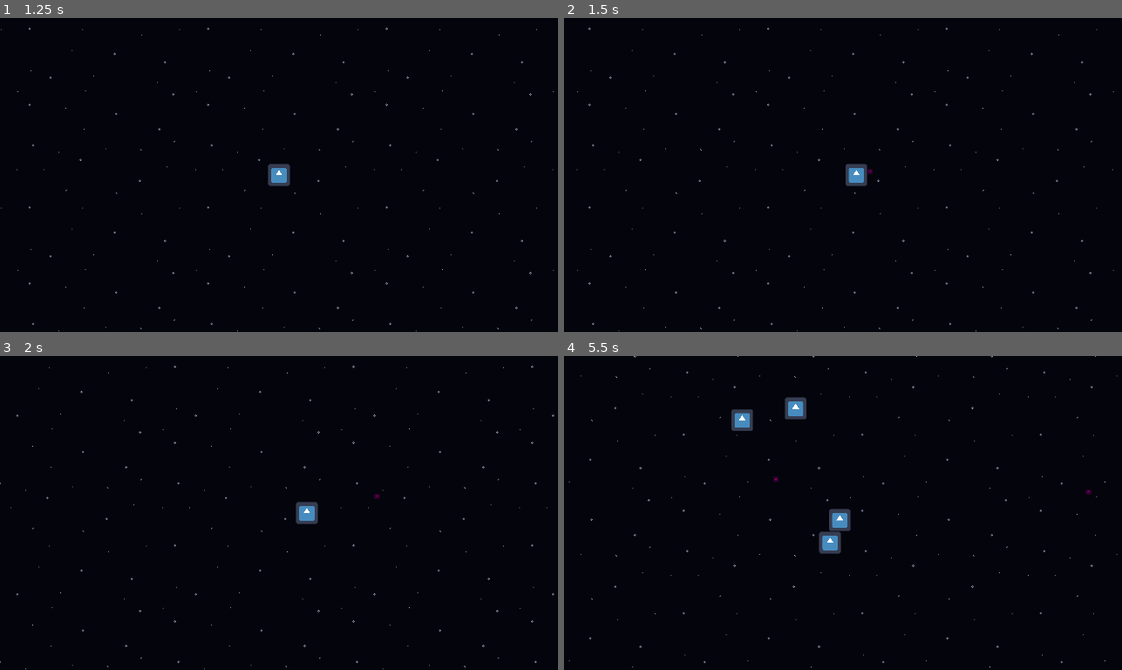
Above: before the commit, frames 1-4 (two rows, left to right).
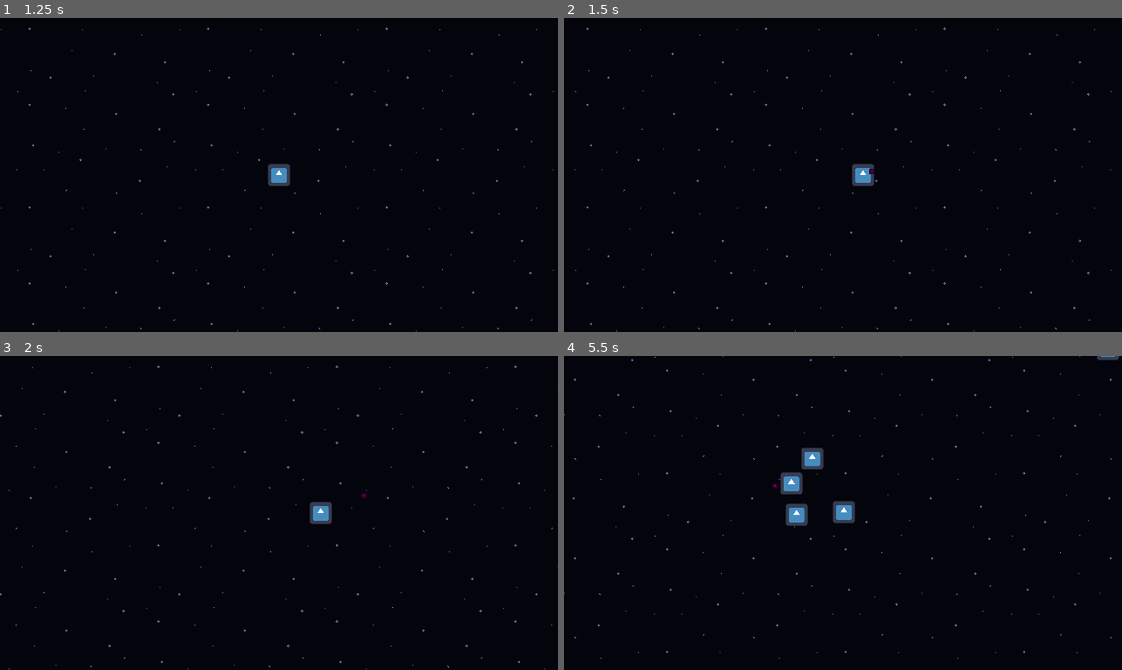
Above: after the commit, the same moments.

Repository: WinterAtne/Game-Jam
Game: Godot game, scene res://scenes/main.tscn
The game is run twice, just before and just after one commit, with the same random seed, the same clock (stepped at 60 frames per second) and the same inputs. The engine's default icon, where the game draws it, is replaced by a stand-in: a white triangle on a blue panel in a dark square.
Inputs (mouse positions are in pixels of both pictures, inside the frame that each line leads up to):
- Up to frame 1 (1.25 s): click "Start" at 0.5 s
- Up to frame 2 (1.5 s): tap Enter at 1.25 s; move the mouse to (965, 159) at 1.27 s; hold D (right) from 1.28 s (still down); click (965, 159) at 1.35 s
- Up to frame 3 (2 s): keep holding D (right)
- Up to frame 4 (5.5 s): move the mouse to (731, 528) at 2.02 s; release D (right) at 2.03 s; hold Down (down) 2.03-2.78 s; click (731, 528) at 2.1 s; move the mouse to (898, 443) at 2.77 s; hold D (right) 2.78-3.53 s; click (898, 443) at 2.85 s; move the mouse to (815, 575) at 3.52 s; hold W (up) 3.53-4.28 s; click (815, 575) at 3.6 s; move the mouse to (1010, 560) at 4.27 s; hold A (left) from 4.28 s (still down); click (1010, 560) at 4.35 s; move the mouse to (675, 465) at 5.02 s; click (675, 465) at 5.1 s

Frame 1 is identical in both runs. In frame 2, 0.7% of the frame differs, in the area x 1-99%, y 3-100%; in frame 3, 0.9%; in frame 4, 2.6%, in the area x 0-100%, y 0-100%.

Commit message:
Increase smoothness of knockback

Diff:
--- a/scenes/enemy.tscn
+++ b/scenes/enemy.tscn
@@ -34,6 +34,7 @@
 collision_layer = 32768
 collision_mask = 32768
 script = ExtResource("4_vv03q")
+knockback = 2000.0
 
 [node name="CollisionShape2D" type="CollisionShape2D" parent="Damager"]
 shape = SubResource("CircleShape2D_bxyin")
--- a/scenes/player.gd
+++ b/scenes/player.gd
@@ -4,8 +4,9 @@
 signal gun_fied(direction : Vector2)
 signal died
 
-const SPEED = 500.0
-const knockback_resistance = 20
+const SPEED = 750.0
+const UNLOCK_MOVEMENT_UNDER_KNOCKBACK = 100
+const knockback_resistance = 75
 
 static var instance : Player = null
 
@@ -22,10 +23,17 @@
 	# Movement Logic
 	var direction_x := Input.get_axis("left", "right")
 	var direction_y := Input.get_axis("up", "down") # Godot axises are upside down
-	var target_velocity := Vector2(direction_x, direction_y) * SPEED
+	var target_velocity := Vector2(direction_x, direction_y).normalized() * SPEED
 
 	if knockback != Vector2.ZERO:
-		target_velocity = knockback
+		# Don't allow the player to move towards the enemy
+		# Unless they aren't being knocked back too much
+		if knockback.dot(target_velocity) > 0 || \
+		knockback.length() > UNLOCK_MOVEMENT_UNDER_KNOCKBACK:
+			target_velocity += knockback
+		else:
+			target_velocity = knockback
+
 		knockback = knockback.move_toward(Vector2.ZERO, knockback_resistance * delta * Engine.physics_ticks_per_second)
 
 	velocity = velocity.move_toward(target_velocity, SPEED * delta * Engine.physics_ticks_per_second)
@@ -42,4 +50,3 @@
 
 func _on_damageable_took_damage(attacker: Damager, new_health: int, direction: Vector2) -> void:
 	knockback = attacker.knockback * -direction
-	velocity += knockback
--- a/scenes/player.tscn
+++ b/scenes/player.tscn
@@ -33,7 +33,7 @@
 collision_layer = 32768
 collision_mask = 32768
 script = ExtResource("4_s10mj")
-max_health = 5
+max_health = 10000
 
 [node name="CollisionShape2D" type="CollisionShape2D" parent="Damageable"]
 shape = SubResource("CircleShape2D_37oti")
